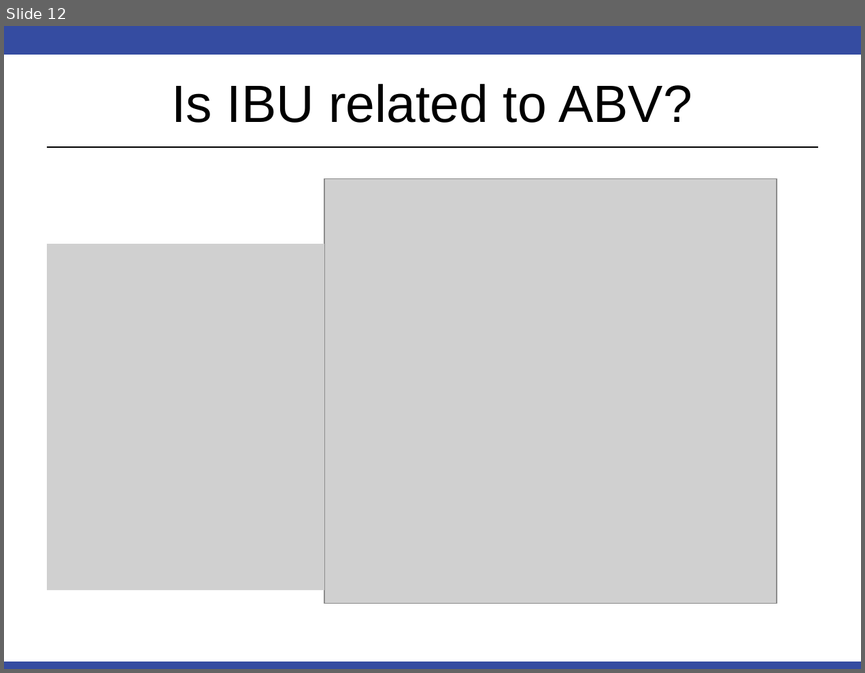
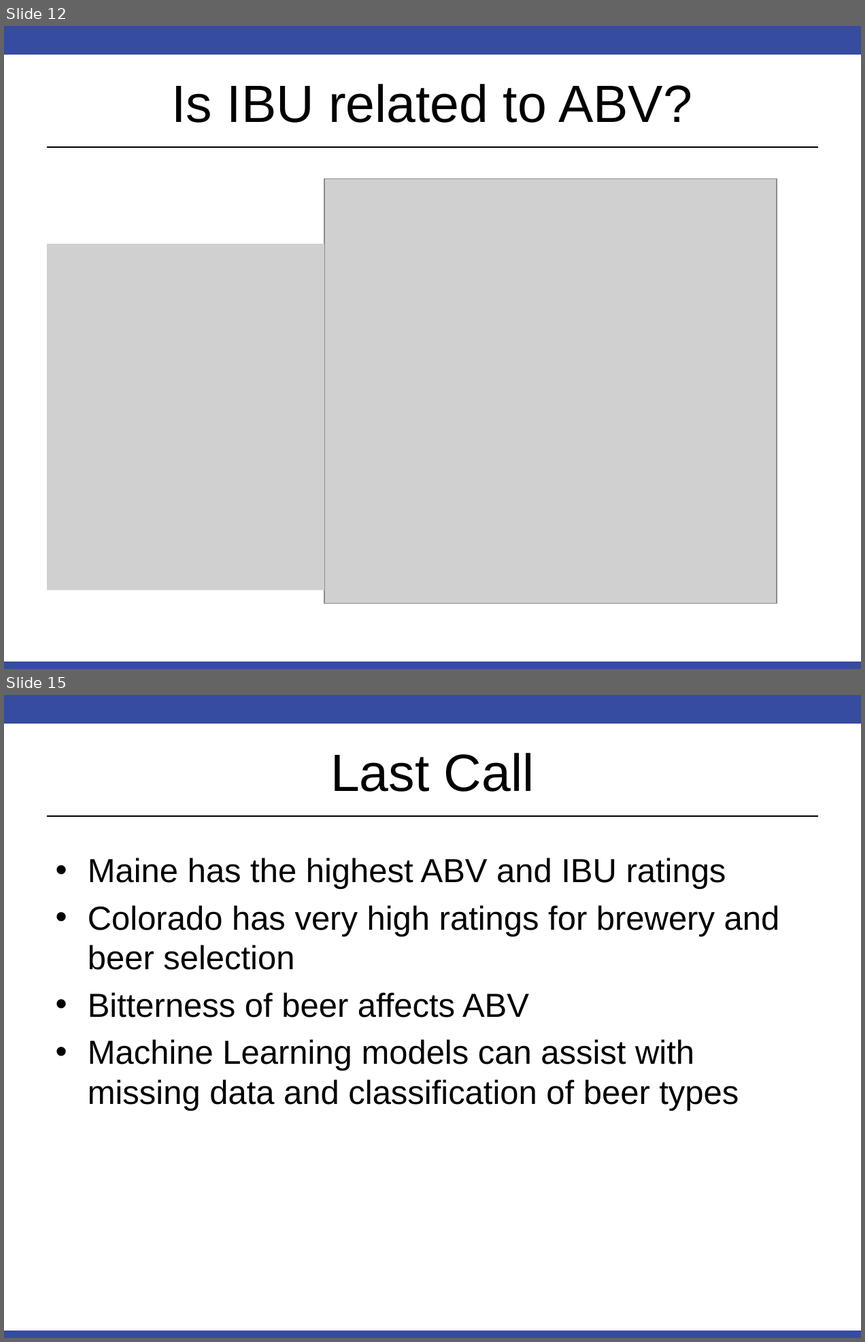
Before and after one commit to DustinBracy/Beer-Case-Study, a slide deck: EDA.pptx. Shown one above the other, each under a label of ours: slide 12 before the commit, slides 12 and 15 after it; the slides between them are not shown. The pictures are 865x673 and 865x1342 pixels, drawn with LibreOffice and Linux fonts; fonts in the diff are those of the drawing; grey boxes stand for pictures. Boxes give left, top, right and bottom in pixels: in the first picture for what was removed or moved away, otherwise in the second. Text is boxed around its words. In the diff, an @@ line names an element or a change of style, - is before the commit and + after.

```diff
--- a/EDA.pptx
+++ b/EDA.pptx
@@ slide 15 added at box(4, 695, 861, 1338), background #FFFFFF; not listed: 3 template elements that a slide beside it also shows @@
@@ title added at box(330, 753, 534, 792), 44 pt, text #000000 @@
+Last Call
@@ text added at box(88, 858, 780, 1110), 28 pt, text #000000 @@
+• Maine has the highest ABV and IBU ratings
+• Colorado has very high ratings for brewery and beer selection
+• Bitterness of beer affects ABV
+• Machine Learning models can assist with missing data and classification of beer types
```
Also in this commit, not shown: 2 slides changed, 2 other slides added, 1 other file.
